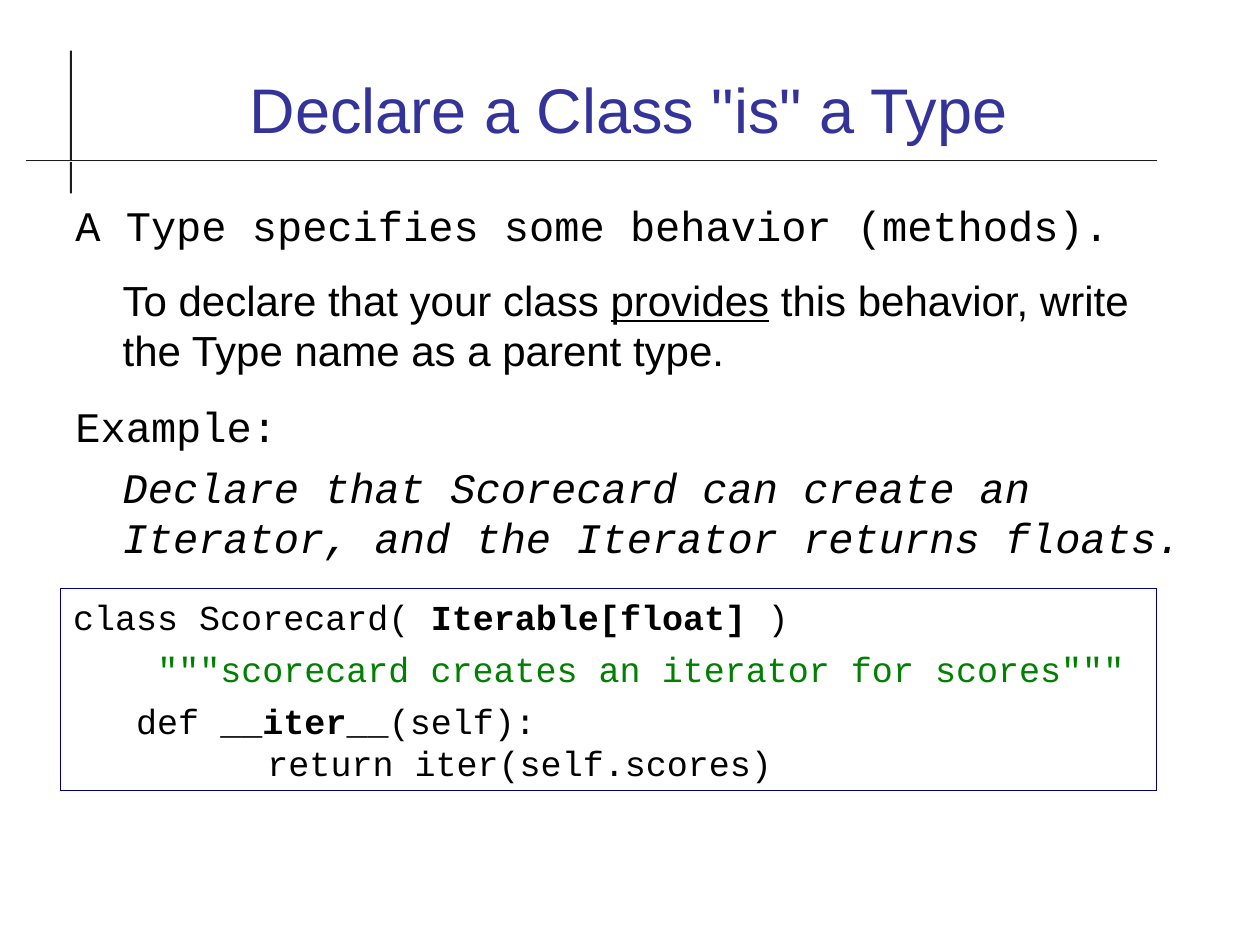
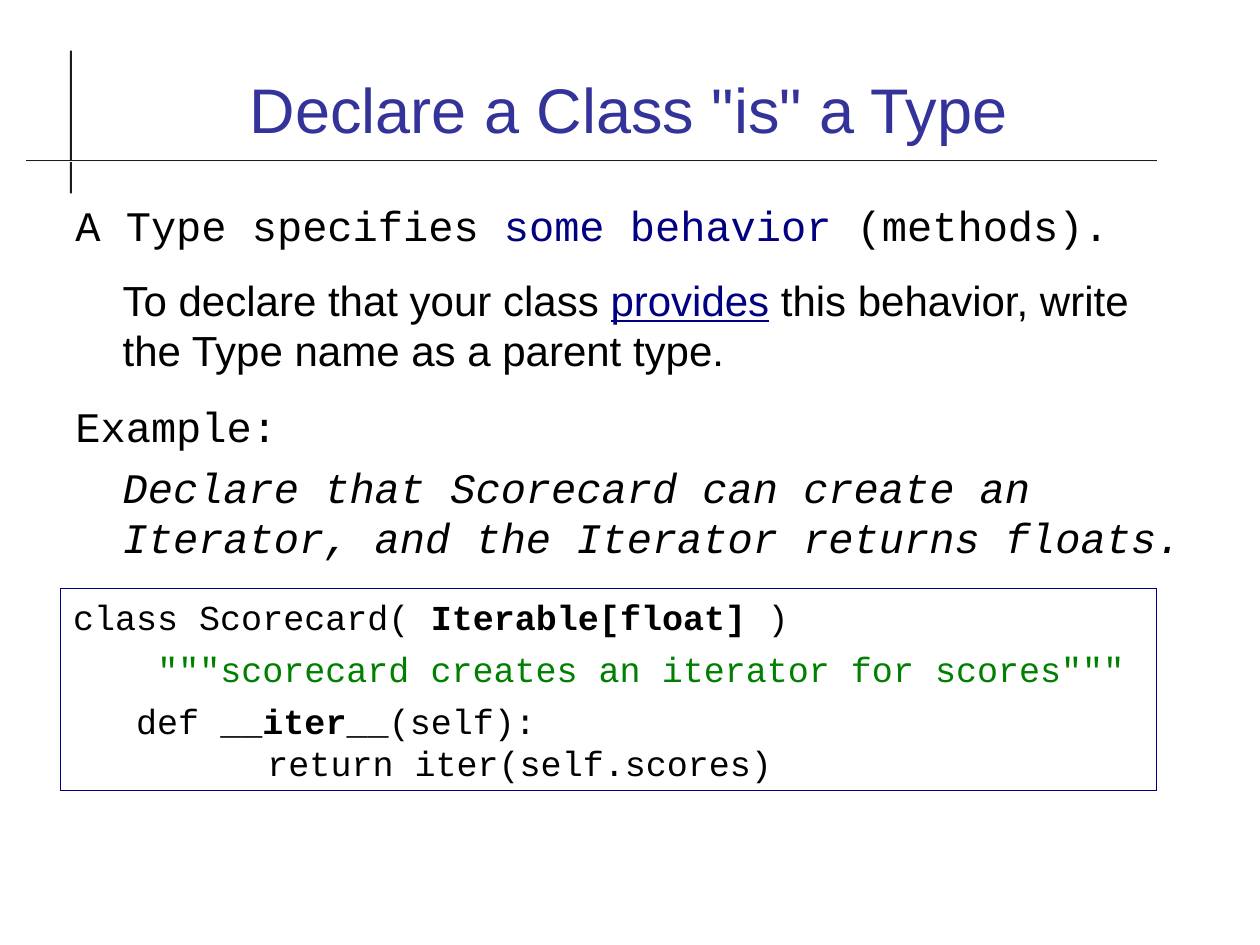
Before and after one commit to cpske/ISP, a slide deck: slide 22 of code-quality/Type-Checking.odp (slide 23 before the commit). Drawn at 1260x945 pixels with LibreOffice and Linux fonts; fonts in the diff are those of the drawing. Boxes give left, top, right and bottom in pixels: in the first picture for what was removed or moved away, otherwise in the second. Text is boxed around its words. In the diff, an @@ line names an element or a change of style, - is before the commit and + after.

Commit message:
improve some slides on type checking

```diff
--- a/code-quality/Type-Checking.odp
+++ b/code-quality/Type-Checking.odp
@@ text at bbox=[75, 210, 1129, 375]: text colour #000000 to #000080 in "some behavior", "provides" @@
```
Also in this commit, not shown: 9 other slides changed, 1 other file.
